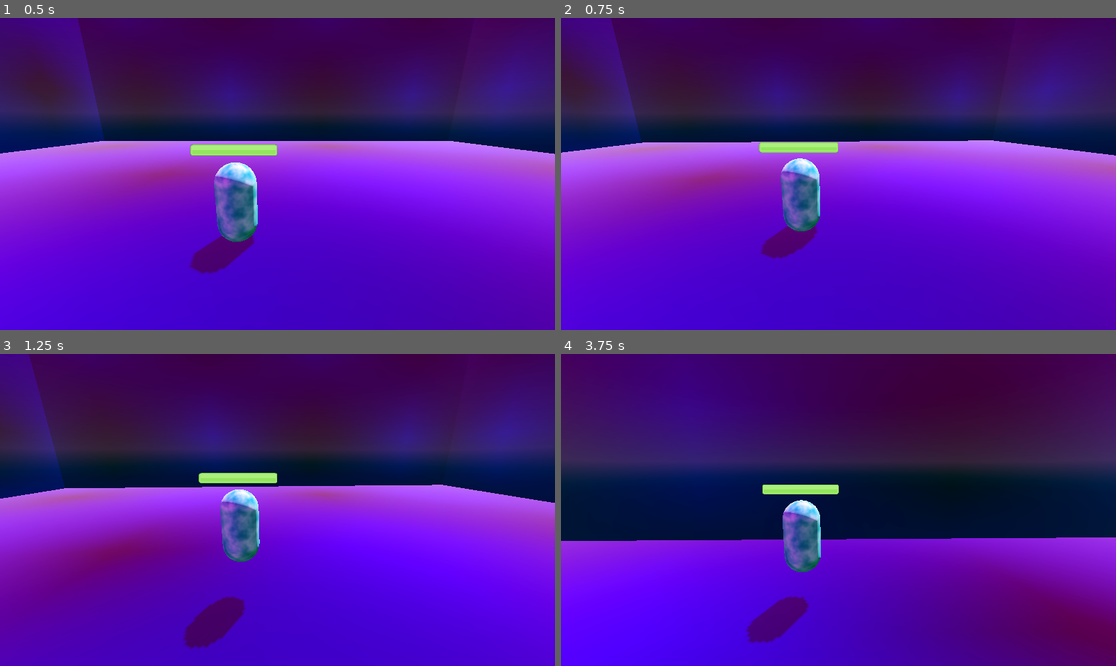
Above: before the commit, frames 1-4 (two rows, left to right).
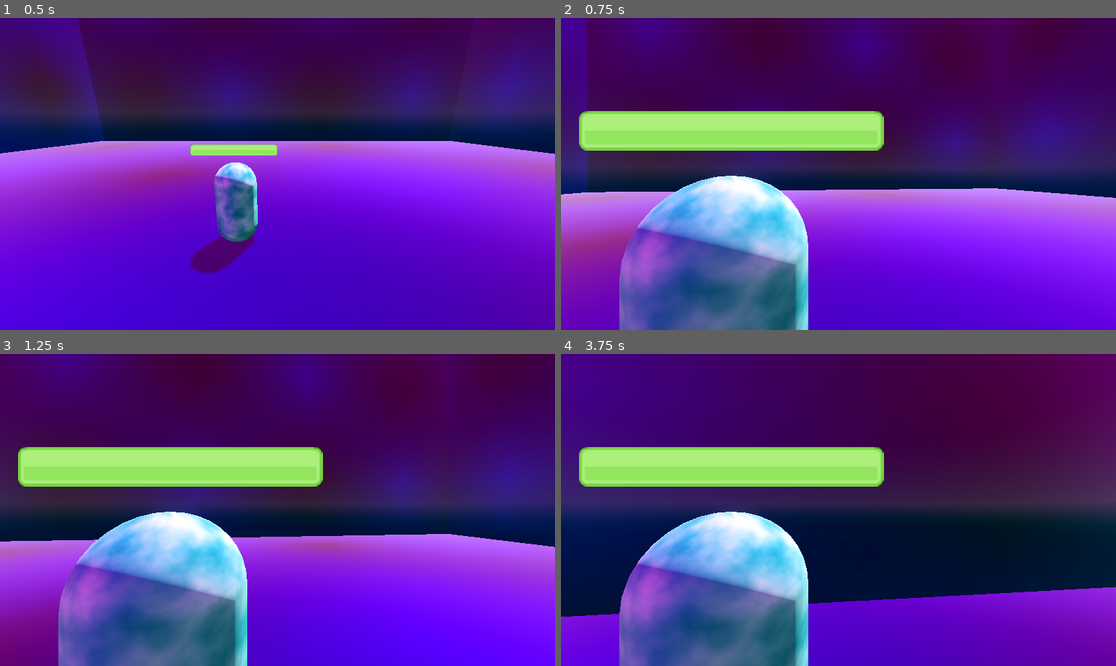
Above: after the commit, the same moments.

Repository: heycrisp/Godot-Cookbook
Game: Godot game, scene res://demo.tscn
Two runs of this game, one before a commit and one after it. Both use one fixed random seed, a clock stepped at 60 frames per second and the inputs below. The project has no main scene, so this scene is started directly.
Inputs (mouse positions are in pixels of both pictures, inside the frame that each line leads up to):
- Up to frame 1 (0.5 s): no input
- Up to frame 2 (0.75 s): move the mouse to (866, 174) at 0.52 s; hold W (move_up) from 0.53 s (still down); hold Right mouse button (aim) from 0.53 s (still down)
- Up to frame 3 (1.25 s): keep holding W (move_up); keep holding Right mouse button (aim); tap Space (jump) at 0.77 s
- Up to frame 4 (3.75 s): keep holding W (move_up); move the mouse to (810, 510) at 1.27 s; release Right mouse button (aim) at 1.28 s; right-click (810, 510) at 1.35 s; tap Space (jump) at 1.52, 3.02 s; move the mouse to (849, 503) at 2.02 s; hold Shift (dash) 2.03-2.78 s; right-click (849, 503) at 2.3 s; move the mouse to (832, 516) at 2.77 s; tap Down (look_down) at 2.85 s; right-click (832, 516) at 3.05 s; move the mouse to (877, 513) at 3.52 s; hold Right mouse button (aim) from 3.53 s (still down); tap Left (look_left) at 3.6 s

Frame 1 is identical in both runs. In frame 2, 79% of the frame differs, in the area x 0-100%, y 0-100%; in frame 3, 79%; in frame 4, 62%.

Commit message:
Switch camera on aim click

Diff:
--- /dev/null
+++ b/third-person-controllers/third-person-controller/aim_camera.gd
@@ -0,0 +1,12 @@
+extends Camera3D
+
+var tpc: ThirdPersonController
+
+func _ready() -> void:
+	await owner.ready
+	tpc = owner as ThirdPersonController
+	assert(tpc != null, "Invalid root node detected")
+
+func _unhandled_input(event: InputEvent) -> void:
+	if event is InputEventMouseMotion:
+		pass
--- a/third-person-controllers/third-person-controller/third-person-controller.tscn
+++ b/third-person-controllers/third-person-controller/third-person-controller.tscn
@@ -1,6 +1,7 @@
-[gd_scene load_steps=21 format=3 uid="uid://oxyumaw1iadk"]
+[gd_scene load_steps=22 format=3 uid="uid://oxyumaw1iadk"]
 
 [ext_resource type="Script" uid="uid://d0ixx1sbbgv3y" path="res://third-person-controller/third_person_controller.gd" id="1_raonk"]
+[ext_resource type="Script" uid="uid://ctoda5rjuk47g" path="res://third-person-controller/aim_camera.gd" id="2_1vt6q"]
 [ext_resource type="Script" uid="uid://drcjvbdv55mrc" path="res://third-person-controller/state-machine/state_machine.gd" id="2_hq6i3"]
 [ext_resource type="Script" uid="uid://crr8qcwlunyou" path="res://third-person-controller/twist.gd" id="2_i6k8c"]
 [ext_resource type="Script" uid="uid://d2tx5e4nqly0v" path="res://third-person-controller/state-machine/idle_walk_run.gd" id="3_otdli"]
@@ -59,6 +60,7 @@
 
 [node name="AimCamera" type="Camera3D" parent="Model"]
 transform = Transform3D(1, 0, 0, 0, 1, 0, 0, 0, 1, 0.703477, 1.01086, 1.33316)
+script = ExtResource("2_1vt6q")
 
 [node name="CollisionShape3D" type="CollisionShape3D" parent="."]
 shape = SubResource("CapsuleShape3D_ss2ul")
@@ -80,7 +82,6 @@
 
 [node name="FreeCamera" type="Camera3D" parent="Twist/Pitch/FreeCamSpringArm"]
 transform = Transform3D(1, 0, 0, 0, 1, 1.49012e-08, 0, -1.49012e-08, 1, 0.2, 1, 0)
-current = true
 
 [node name="StateMachine" type="Node" parent="." node_paths=PackedStringArray("initial_state")]
 script = ExtResource("2_hq6i3")
--- a/third-person-controllers/third-person-controller/third_person_controller.gd
+++ b/third-person-controllers/third-person-controller/third_person_controller.gd
@@ -4,10 +4,16 @@
 	twist_pivot.top_level = true
 	$HealthBar3d.set_max_value(max_hp)
 	$HealthBar3d.update_healthbar(hp)
+	free_camera.current = true
+	aim_camera.process_mode = Node.PROCESS_MODE_DISABLED
+
+func _process(_delta: float) -> void:
+	_handle_aim()
+
 
 @onready var model: Node3D = $Model
 @onready var twist_pivot: Node3D = $Twist
-@onready var free_camera: Camera3D = $Twist/Pitch/Twist/Pitch/FreeCamSpringArm/FreeCamera
+@onready var free_camera: Camera3D = $Twist/Pitch/FreeCamSpringArm/FreeCamera
 @onready var aim_camera: Camera3D = $Model/AimCamera
 
 @export_category("Health Options")
@@ -21,7 +27,7 @@
 		max_hp = v
 		$HealthBar3d.set_max_value(v)
 
-
+#region movement
 @export_category("Movement Options")
 @export var speed := 5.0
 @export var rotation_speed := 12.0
@@ -90,3 +96,29 @@
 
 func _do_fall(delta: float) -> void:
 	velocity += get_gravity() * delta
+#endregion
+
+#region aiming
+func is_aiming() -> bool: return Input.is_action_pressed("aim")
+
+func _handle_aim() -> void:
+	if Input.is_action_just_pressed("aim"):
+		_do_aim_start()
+	elif Input.is_action_just_released("aim"):
+		_do_aim_end()
+
+func _do_aim_start() -> void:
+	aim_camera.current = true
+	aim_camera.process_mode = Node.PROCESS_MODE_INHERIT
+	free_camera.process_mode = Node.PROCESS_MODE_DISABLED
+	rotation.y = twist_pivot.rotation.y
+	model.rotation = Vector3.ZERO
+
+func _do_aim_end() -> void:
+	free_camera.current = true
+	free_camera.process_mode = Node.PROCESS_MODE_INHERIT
+	aim_camera.process_mode = Node.PROCESS_MODE_DISABLED
+	rotation.y = 0
+	model.rotation = Vector3.ZERO
+
+#endregion
Not shown, added: third-person-controllers/third-person-controller/aim_camera.gd.uid
